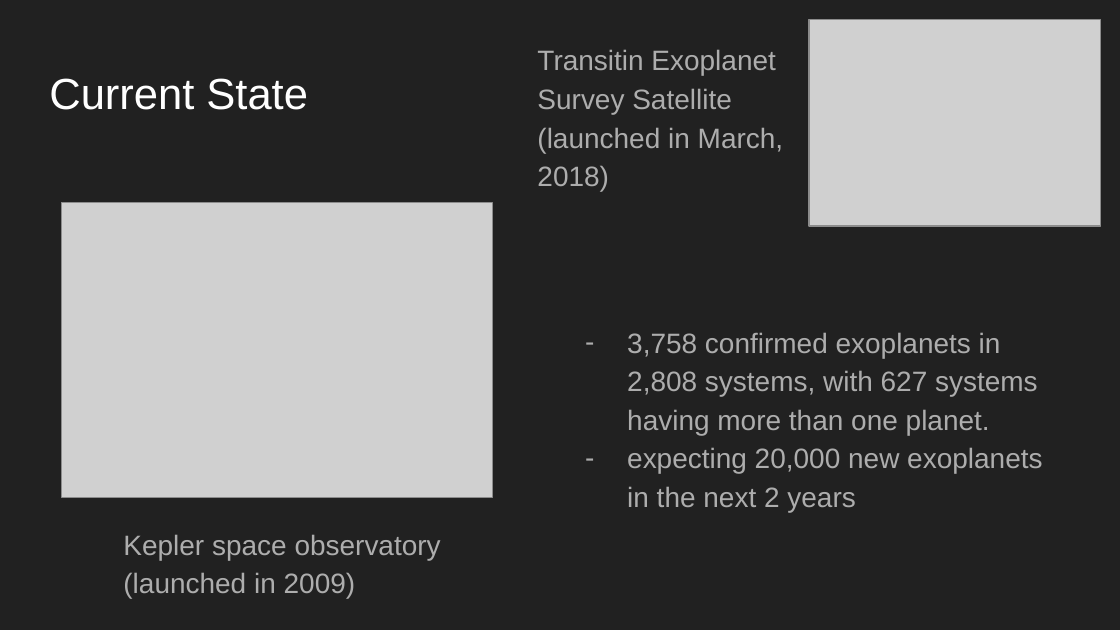
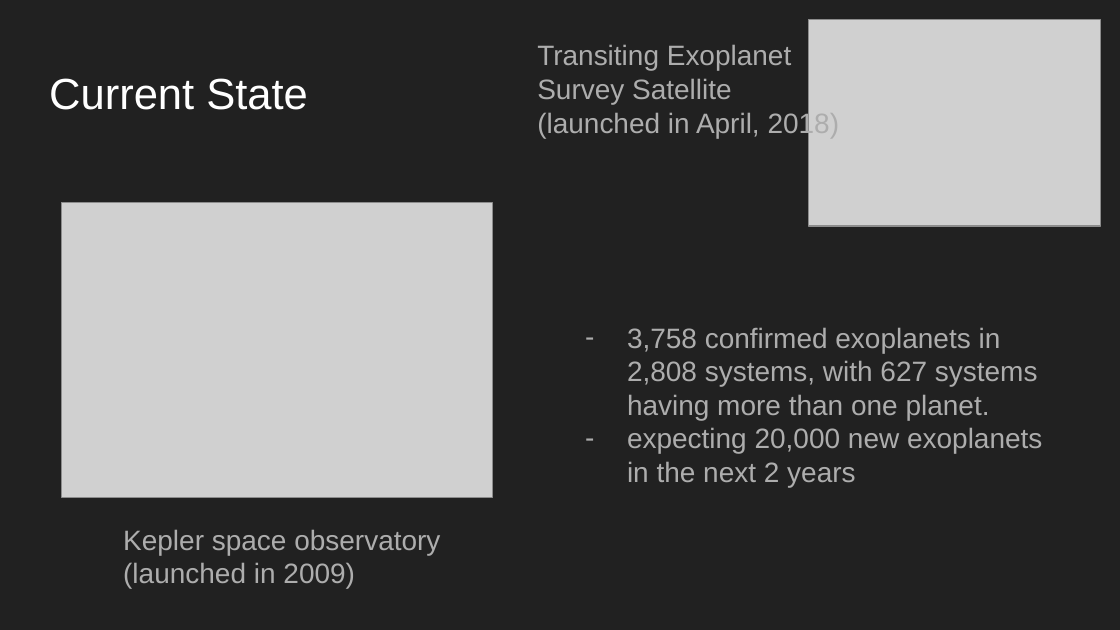
Before and after one commit to PMF-StrojnoUcenje2018/BITbyBIT, a slide deck: slide 2 of doc/search_for_exoplanets.pptx. Drawn at 1120x630 pixels with LibreOffice and Linux fonts; fonts in the diff are those of the drawing; grey boxes stand for pictures. Boxes give left, top, right and bottom in pixels: in the first picture for what was removed or moved away, otherwise in the second. Text is boxed around its words. In the diff, an @@ line names an element or a change of style, - is before the commit and + after.

```diff
--- a/doc/search_for_exoplanets.pptx
+++ b/doc/search_for_exoplanets.pptx
@@ text at [537, 44, 840, 138]: text changed @@
-Transitin Exoplanet Survey Satellite (launched in March, 2018)
+Transiting Exoplanet Survey Satellite (launched in April, 2018)
@@ text "3,758 confirmed exoplanets in 2,808 ..." at [627, 327, 1042, 487]: indent changed; line spacing 1.15 to 1 @@
@@ text "Kepler space observatory (launched in ..." at [123, 529, 440, 588]: line spacing 1.15 to 1; less space between paragraphs @@
```
Also in this commit, not shown: 2 other slides changed.
